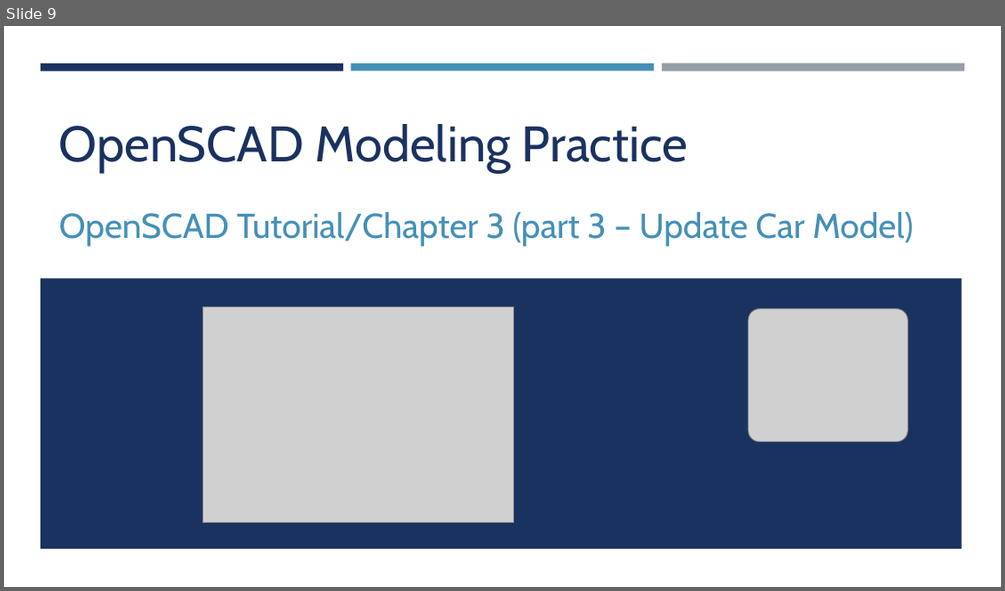
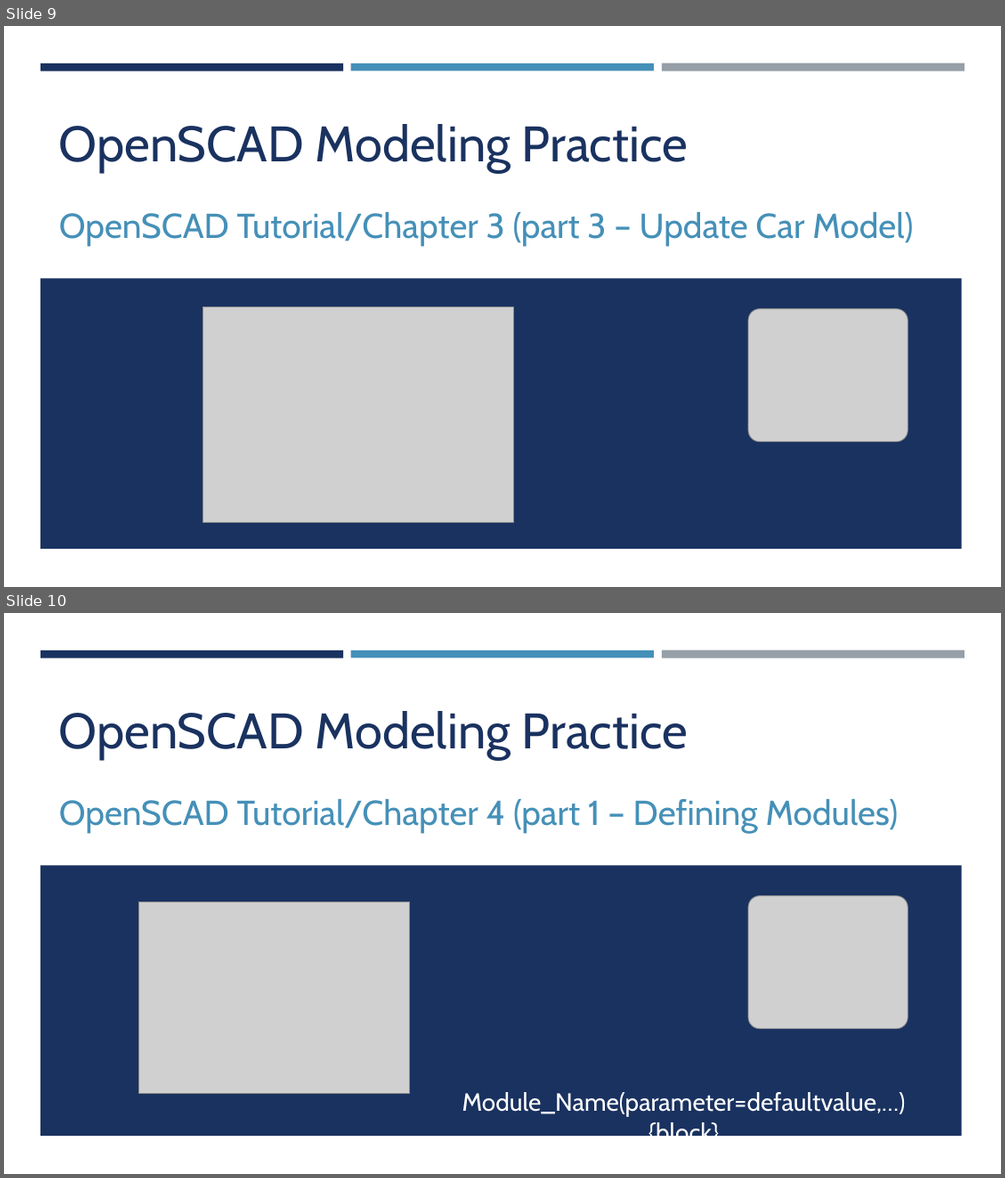
Before and after one commit to yasenstar/openscad, a slide deck: OpenSCAD.pptx. Shown one above the other, each under a label of ours: slide 9 before the commit, slides 9 and 10 after it. The pictures are 1005x591 and 1005x1178 pixels, drawn with LibreOffice and Linux fonts; fonts in the diff are those of the drawing; grey boxes stand for pictures. Boxes give left, top, right and bottom in pixels: in the first picture for what was removed or moved away, otherwise in the second. Text is boxed around its words. In the diff, an @@ line names an element or a change of style, - is before the commit and + after.

Commit message:
add chapter 4 part 1 & 2

```diff
--- a/OpenSCAD.pptx
+++ b/OpenSCAD.pptx
@@ slide 10 added at bbox=[4, 613, 1001, 1174], background #FFFFFF; not listed: 4 template elements that a slide beside it also shows @@
@@ title added at bbox=[59, 711, 688, 760], 48 pt, text #1A3260 @@
+OpenSCAD Modeling Practice
@@ subtitle added at bbox=[59, 799, 898, 833], 33.3 pt, text #4590B8 @@
+OpenSCAD Tutorial/Chapter 4 (part 1 – Defining Modules)
@@ picture added at bbox=[139, 901, 410, 1093] @@
@@ picture added at bbox=[748, 896, 907, 1029] @@
@@ text added at bbox=[462, 1092, 906, 1146], 24 pt, text #FFFFFF @@
+Module_Name(parameter=defaultvalue,…) {block}
```
Also in this commit, not shown: 3 other slides added, 5 other files.
